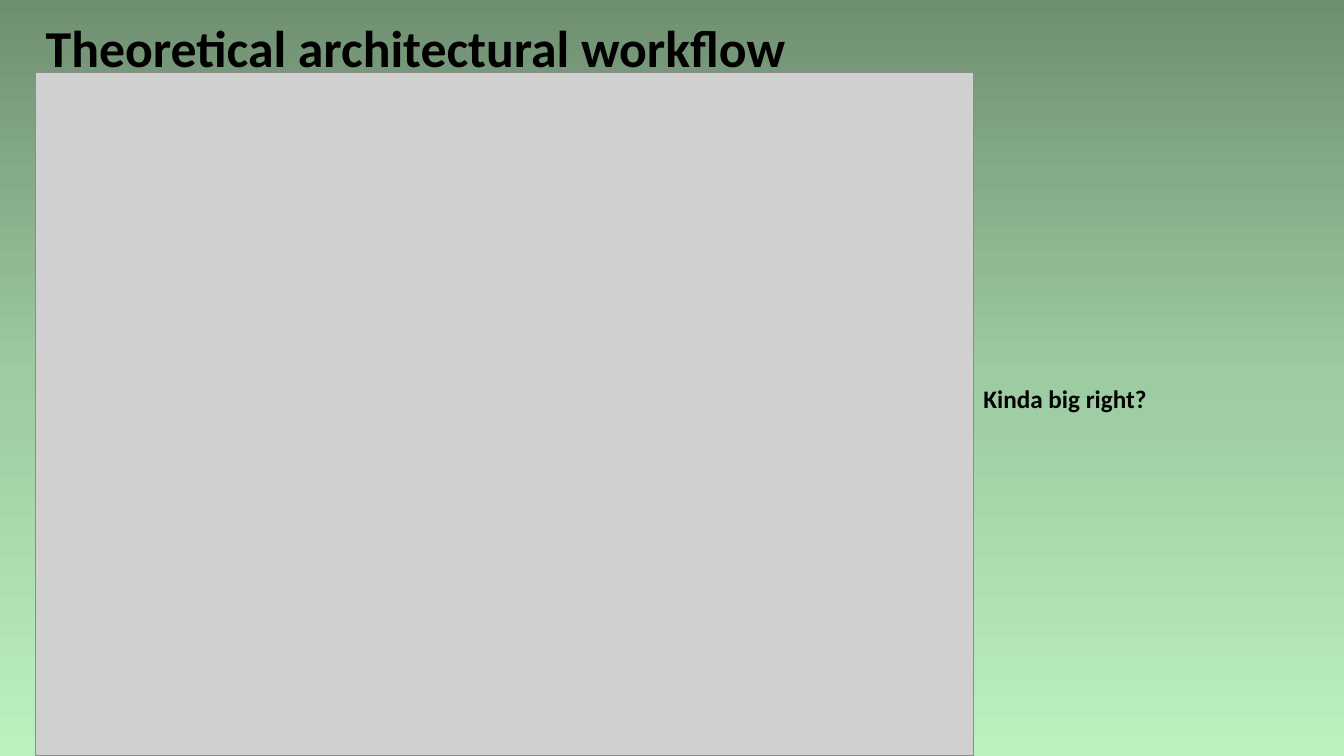
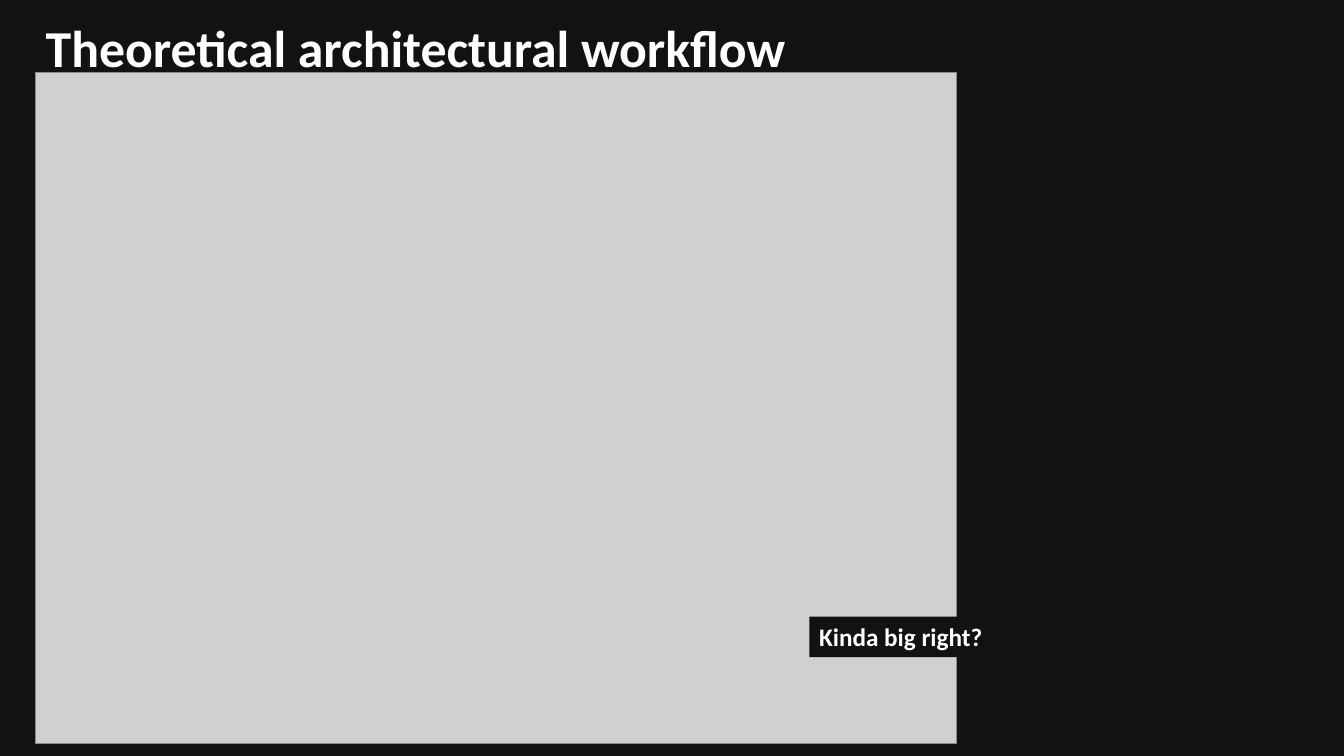
Before and after one commit to Rouxxel/maxxwatt_hackathon, a slide deck: slide 8 of documentation/Hackathon presnetation.pptx (slide 5 before the commit). Drawn at 1344x756 pixels with LibreOffice and Linux fonts; fonts in the diff are those of the drawing; grey boxes stand for pictures. Boxes give left, top, right and bottom in pixels: in the first picture for what was removed or moved away, otherwise in the second. Text is boxed around its words. In the diff, an @@ line names an element or a change of style, - is before the commit and + after.

```diff
--- a/documentation/Hackathon presnetation.pptx
+++ b/documentation/Hackathon presnetation.pptx
@@ rectangle at (0,0,1344,756): fill gradient #6F8F72 to #9ECCA2 to #BBF2C0 to #121212 @@
@@ rectangle removed at (25,27,1318,730) @@
@@ text "Theoretical architectural workflow" at (46,30,785,80): text colour #000000 to #FFFFFF @@
@@ picture: place and size @@
-picture at (36,73,974,756)
+picture at (36,73,957,744)
@@ rectangle "Kinda big right?": place and size @@
-rectangle "Kinda big right?" at (983,390,1147,413)
+rectangle "Kinda big right?" at (810,617,1176,657)
@@ rectangle "Kinda big right?" at (810,617,1176,657): text colour #000000 to #FFFFFF; fill none to #121212 @@
```
Also in this commit, not shown: 5 other slides changed, 4 slides added, 1 slide removed.
